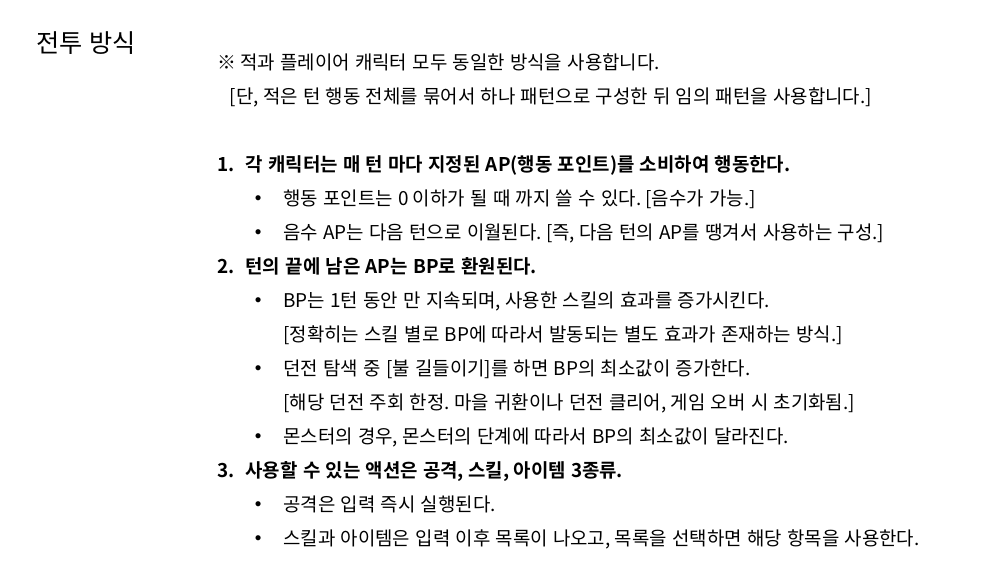
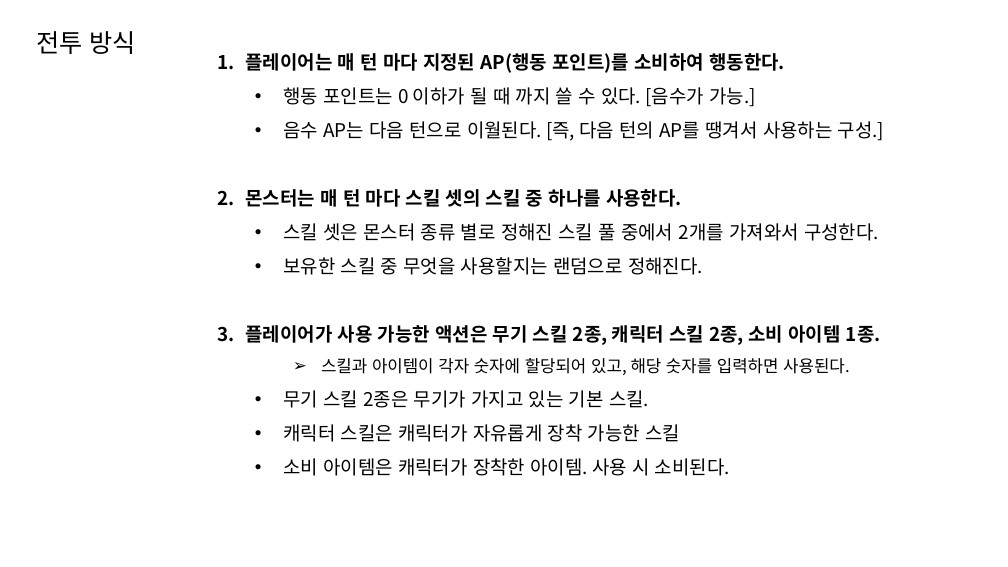
Before and after one commit to lsu0503/TextRPG_TeamProject2nd, a slide deck: slide 7 of Documents/TextRPG_와이어프레임.pptx (slide 9 before the commit). Drawn at 1008x567 pixels with LibreOffice and Linux fonts; fonts in the diff are those of the drawing. Boxes give left, top, right and bottom in pixels: in the first picture for what was removed or moved away, otherwise in the second. Text is boxed around its words. In the diff, an @@ line names an element or a change of style, - is before the commit and + after.

```diff
--- a/Documents/TextRPG_와이어프레임.pptx
+++ b/Documents/TextRPG_와이어프레임.pptx
@@ text at (246, 53, 785, 73): text changed; bold on @@
-※ 적과 플레이어 캐릭터 모두 동일한 방식을 사용합니다.
-[단, 적은 턴 행동 전체를 묶어서 하나 패턴으로 구성한 뒤 임의 패턴을 사용합니다.]
-1. 각 캐릭터는 매 턴 마다 지정된 AP(행동 포인트)를 소비하여 행동한다.
+1. 플레이어는 매 턴 마다 지정된 AP(행동 포인트)를 소비하여 행동한다.
@@ text at (246, 189, 881, 476): text changed @@
-2. 턴의 끝에 남은 AP는 BP로 환원된다.
-  • BP는 1턴 동안 만 지속되며, 사용한 스킬의 효과를 증가시킨다.
-    [정확히는 스킬 별로 BP에 따라서 발동되는 별도 효과가 존재하는 방식.]
-  • 던전 탐색 중 [불 길들이기]를 하면 BP의 최소값이 증가한다.
-    [해당 던전 주회 한정. 마을 귀환이나 던전 클리어, 게임 오버 시 초기화됨.]
-  • 몬스터의 경우, 몬스터의 단계에 따라서 BP의 최소값이 달라진다.
-3. 사용할 수 있는 액션은 공격, 스킬, 아이템 3종류.
-  • 공격은 입력 즉시 실행된다.
-  • 스킬과 아이템은 입력 이후 목록이 나오고, 목록을 선택하면 해당 항목을 사용한다.
+2. 몬스터는 매 턴 마다 스킬 셋의 스킬 중 하나를 사용한다.
+  • 스킬 셋은 몬스터 종류 별로 정해진 스킬 풀 중에서 2개를 가져와서 구성한다.
+  • 보유한 스킬 중 무엇을 사용할지는 랜덤으로 정해진다.
+3. 플레이어가 사용 가능한 액션은 무기 스킬 2종, 캐릭터 스킬 2종, 소비 아이템 1종.
+    ➢ 스킬과 아이템이 각자 숫자에 할당되어 있고, 해당 숫자를 입력하면 사용된다.
+  • 무기 스킬 2종은 무기가 가지고 있는 기본 스킬.
+  • 캐릭터 스킬은 캐릭터가 자유롭게 장착 가능한 스킬
+  • 소비 아이템은 캐릭터가 장착한 아이템. 사용 시 소비된다.
```
Also in this commit, not shown: 4 other slides changed, 2 slides removed, 1 other file.
